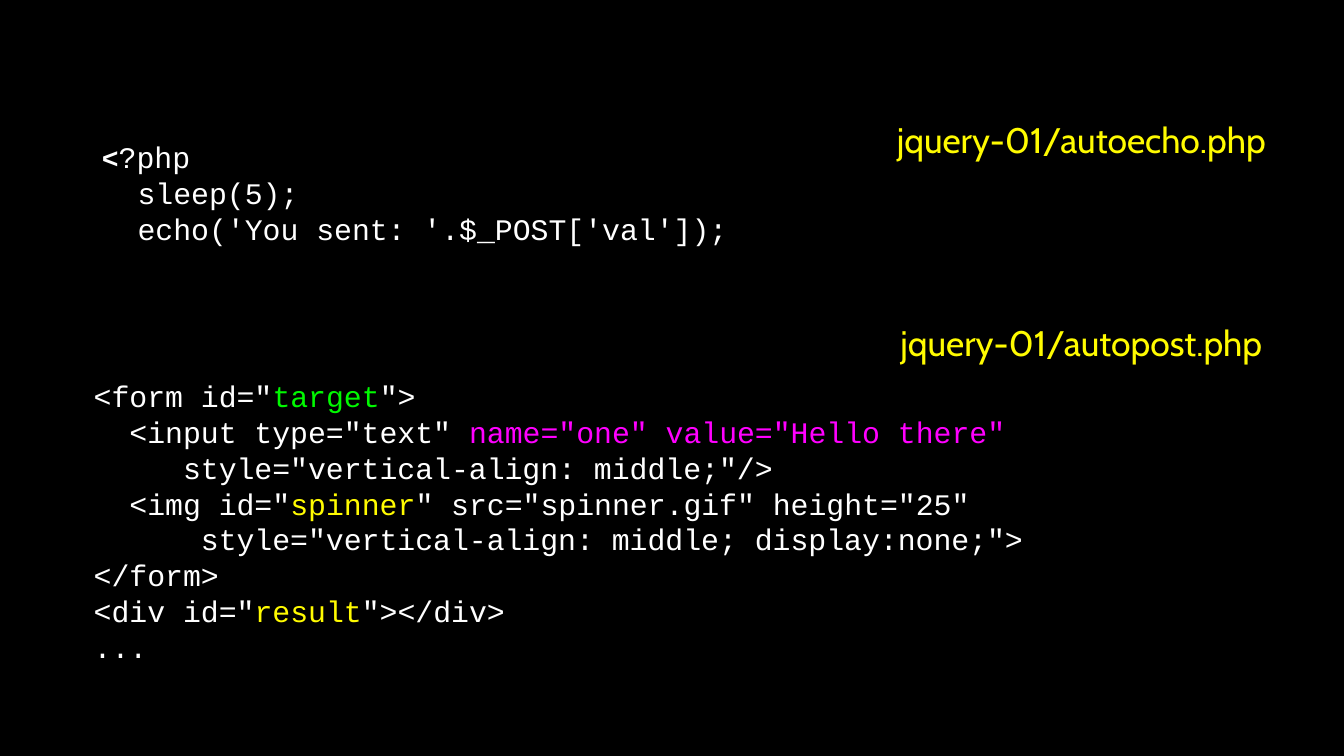
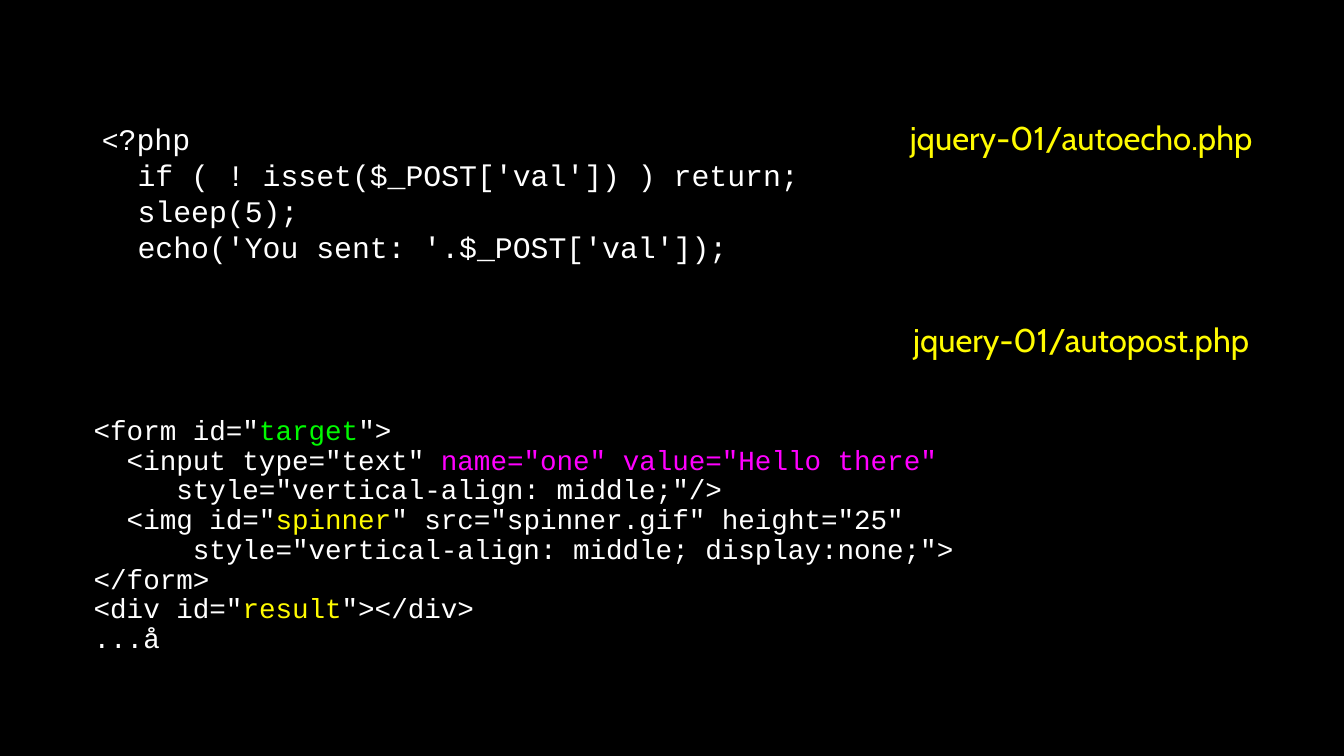
Before and after one commit to csev/wa4e, a slide deck: slide 8 of lectures/JS-03-JQuery.ppt. Drawn at 1344x756 pixels with LibreOffice and Linux fonts; fonts in the diff are those of the drawing. Boxes give left, top, right and bottom in pixels: in the first picture for what was removed or moved away, otherwise in the second. Text is boxed around its words. In the diff, an @@ line names an element or a change of style, - is before the commit and + after.

Commit message:
Update powerpoint

```diff
--- a/lectures/JS-03-JQuery.ppt
+++ b/lectures/JS-03-JQuery.ppt
@@ free "jquery-01/autoecho.php" at (831, 114, 1333, 164): size 19 to 17.6 pt; line spacing 1 to 0.9 @@
@@ text in free at (119, 129, 190, 157): bold off in "<?php" @@
@@ text in free at (138, 165, 799, 193): paragraph added @@
+if ( ! isset($_POST['val']) ) return;
@@ free "jquery-01/autopost.php" at (831, 317, 1333, 367): size 19 to 17.6 pt; line spacing 1 to 0.9 @@
@@ free "<form id="target">": place and size @@
-free "<form id="target">" at (90, 391, 1273, 652)
+free "<form id="target">" at (90, 391, 1273, 680)
@@ text in free at (94, 420, 953, 619): size 16 to 14.8 pt; line spacing 1 to 0.9 @@
@@ text in free at (94, 629, 160, 649): text changed; size 16 to 14.8 pt @@
-...
+...å
```
Also in this commit, not shown: 4 other slides changed.
